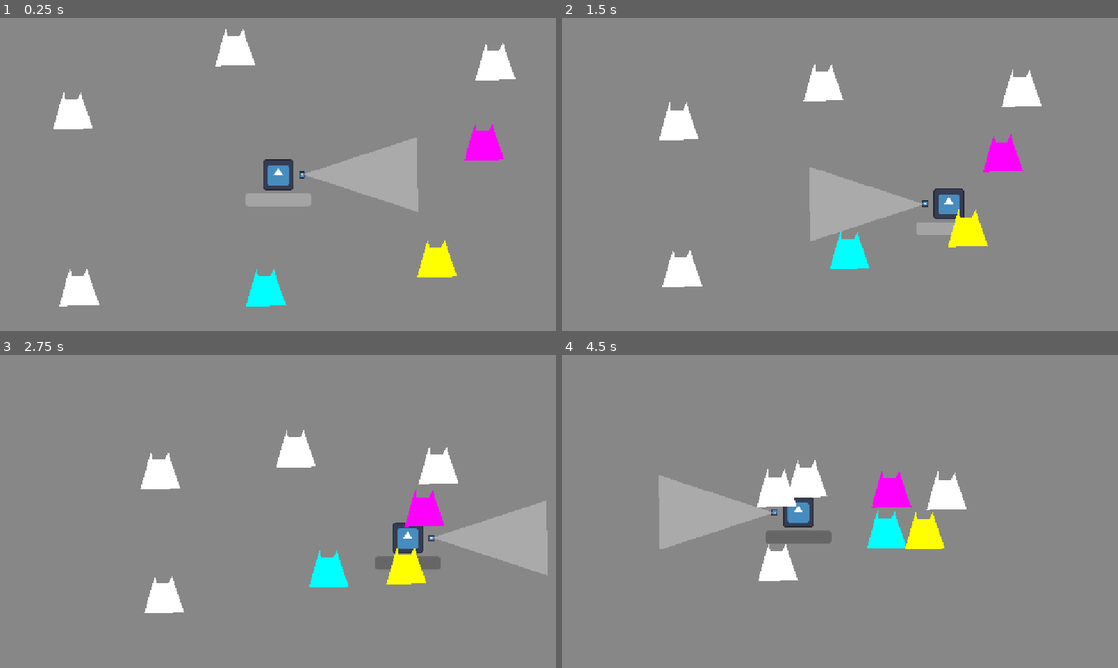
Above: before the commit, frames 1-4 (two rows, left to right).
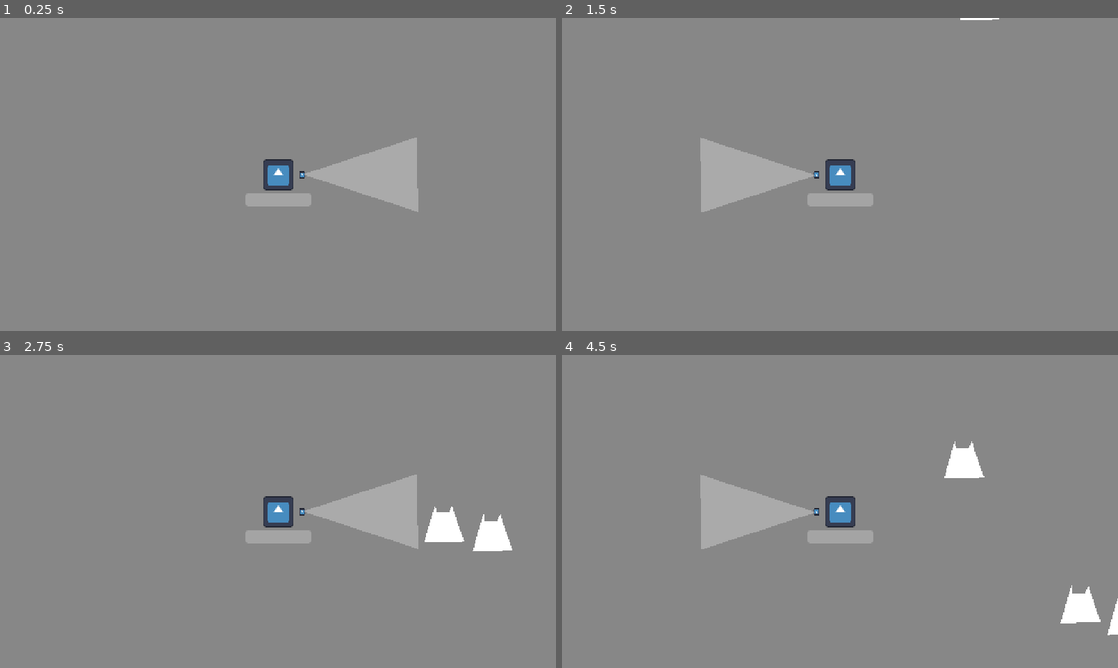
Above: after the commit, the same moments.

Repository: Team-Pufferfish/chromatic-survivors
Game: Godot game, scene res://Scenes/Game.tscn
The game is run twice, just before and just after one commit, with the same random seed, the same clock (stepped at 60 frames per second) and the same inputs. The engine's default icon, where the game draws it, is replaced by a stand-in: a white triangle on a blue panel in a dark square.
Inputs:
- Up to frame 1 (0.25 s): no input
- Up to frame 2 (1.5 s): hold D (p1_right) 0.53-1.28 s; tap Down (p1_aim_down) at 0.6 s; hold S (p1_down) from 1.28 s (still down); tap Left (p1_aim_left) at 1.35 s
- Up to frame 3 (2.75 s): release S (p1_down) at 2.03 s; hold D (p1_right) from 2.03 s (still down); tap Right (p1_aim_right) at 2.1 s
- Up to frame 4 (4.5 s): release D (p1_right) at 2.78 s; hold W (p1_up) 2.78-3.53 s; tap Up (p1_aim_up) at 2.85 s; hold A (p1_left) from 3.53 s (still down); tap Down (p1_aim_down) at 3.6 s; tap Left (p1_aim_left) at 4.35 s

The runs differ from the first frame. In frame 1, 3.8% of the frame differs, in the area x 9-93%, y 3-93%; in frame 2, 9.4%; in frame 3, 10%, in the area x 25-99%, y 24-83%; in frame 4, 9.4%.

Commit message:
Vibe coded an Enemy manager

Diff:
--- a/chromatic-survivors/Scenes/Game.tscn
+++ b/chromatic-survivors/Scenes/Game.tscn
@@ -1,12 +1,10 @@
-[gd_scene load_steps=3 format=3 uid="uid://cghqp7uq7cafd"]
+[gd_scene load_steps=4 format=3 uid="uid://cghqp7uq7cafd"]
 
 [ext_resource type="PackedScene" uid="uid://ch76b74jwc7xw" path="res://Scenes/Player.tscn" id="1_iukft"]
 [ext_resource type="PackedScene" uid="uid://blo4tyvs8qm1g" path="res://Scenes/enemy.tscn" id="2_gl6un"]
+[ext_resource type="Script" uid="uid://dti232jsdohcf" path="res://Scripts/EnemyManager.gd" id="3_j5yw3"]
 
 [node name="Game" type="Node2D"]
-
-[node name="Camera2D" type="Camera2D" parent="."]
-position = Vector2(589, 301)
 
 [node name="CanvasLayer" type="CanvasLayer" parent="."]
 layer = -50
@@ -19,31 +17,9 @@
 [node name="Player" parent="." instance=ExtResource("1_iukft")]
 position = Vector2(589, 301)
 
-[node name="Enemy" parent="." instance=ExtResource("2_gl6un")]
-position = Vector2(143, 170)
+[node name="Camera2D" type="Camera2D" parent="Player"]
 
-[node name="TestRed" parent="." instance=ExtResource("2_gl6un")]
-position = Vector2(559, 560)
-MAX_RED = 100
-CURRENT_RED = 50
-
-[node name="TestBlue" parent="." instance=ExtResource("2_gl6un")]
-position = Vector2(932, 491)
-MAX_BLUE = 100
-CURRENT_BLUE = 50
-
-[node name="TestYelllowGreen" parent="." instance=ExtResource("2_gl6un")]
-position = Vector2(1032, 237)
-MAX_YELLOW = 100
-CURRENT_YELLOW = 50
-
-[node name="Enemy5" parent="." instance=ExtResource("2_gl6un")]
-position = Vector2(1053, 65)
-
-[node name="Enemy6" parent="." instance=ExtResource("2_gl6un")]
-position = Vector2(158, 550)
-
-[node name="Enemy7" parent="." instance=ExtResource("2_gl6un")]
-position = Vector2(491, 26)
-
-[node name="EnemyManager" type="Node" parent="."]
+[node name="EnemyManager" type="Node2D" parent="."]
+script = ExtResource("3_j5yw3")
+enemy_scene = ExtResource("2_gl6un")
+player_path = NodePath("../Player")
--- /dev/null
+++ b/chromatic-survivors/Scripts/EnemyManager.gd
@@ -0,0 +1,97 @@
+extends Node2D
+
+# Adjustable variables
+@export var spawn_radius: float = 300.0
+@export var spawn_rate: float = 0.5 # seconds between spawns
+@export var reposition_rate: float = 0.25 # seconds between reposition checks
+@export var max_enemies: int = 100
+@export var enemy_scene: PackedScene
+@export var player_path: NodePath
+
+# Internal state
+var spawn_timer := 0.0
+var reposition_timer := 0.0
+var player: Node2D
+
+func _ready():
+	player = get_node(player_path)
+
+func _process(delta):
+	# Update timers
+	spawn_timer += delta
+	reposition_timer += delta
+
+	# 1. Spawn enemies based on spawn rate
+	if spawn_timer >= spawn_rate:
+		spawn_timer = 0.0
+		spawn_enemy_if_possible()
+
+	# 2. Reposition enemies more frequently than spawn
+	if reposition_timer >= reposition_rate:
+		reposition_timer = 0.0
+		reposition_far_enemies()
+
+func get_spawn_radius() -> float:
+	var camera := get_viewport().get_camera_2d()
+	if camera == null:
+		push_warning("No Camera2D found.")
+		return 500.0  # fallback
+
+	var rect := get_viewport().get_visible_rect()
+	var half_size := rect.size / 2.0
+	return half_size.length()  # just outside screen corners
+
+# Function to spawn an enemy if we are under the max count
+func spawn_enemy_if_possible():
+	var current_spawn_radius = get_spawn_radius()
+
+	# 1. Spawn new enemy if under max
+	var current_enemies = get_tree().get_nodes_in_group("Enemies").size()
+	if current_enemies >= max_enemies:
+		return
+
+	var enemy_instance = enemy_scene.instantiate()
+	var spawn_position = get_random_point_on_circle(player.global_position, current_spawn_radius)
+	enemy_instance.global_position = spawn_position
+
+	get_tree().current_scene.add_child(enemy_instance)
+	print("new enemy")
+	print(current_spawn_radius)
+	enemy_instance.add_to_group("Enemies")
+
+# Function to check and reposition far enemies
+func reposition_far_enemies():
+	var current_spawn_radius = get_spawn_radius()
+	var reposition_radius = current_spawn_radius * 1.1
+
+	# 1. Check and reposition far enemies
+	for enemy in get_tree().get_nodes_in_group("Enemies"):
+		if enemy.global_position.distance_to(player.global_position) > reposition_radius:
+			var new_pos = get_weighted_random_point_on_circle(player.global_position, current_spawn_radius)
+			enemy.global_position = new_pos
+			print("moved enemy")
+
+# Function to get a random point on a circle around the player
+func get_random_point_on_circle(center: Vector2, radius: float) -> Vector2:
+	var angle = randf() * TAU
+	return center + Vector2(cos(angle), sin(angle)) * radius
+
+
+# Function to get a random point on a circle around the player, weighted in the direction of movement
+func get_weighted_random_point_on_circle(center: Vector2, radius: float) -> Vector2:
+	# Get the player's velocity directly
+	var velocity = player.velocity
+
+	# Normalize the direction to get a unit vector
+	var direction = velocity.normalized()
+
+	# Generate a random angle for base spawn point
+	var angle = randf() * TAU
+
+	var bias_factor = 2.0
+
+	# Weight the angle based on the player's movement direction
+	var weighted_angle = angle + direction.angle() * bias_factor
+
+	# Calculate the weighted spawn position
+	return center + Vector2(cos(weighted_angle), sin(weighted_angle)) * radius
Not shown, added: chromatic-survivors/Scripts/EnemyManager.gd.uid
